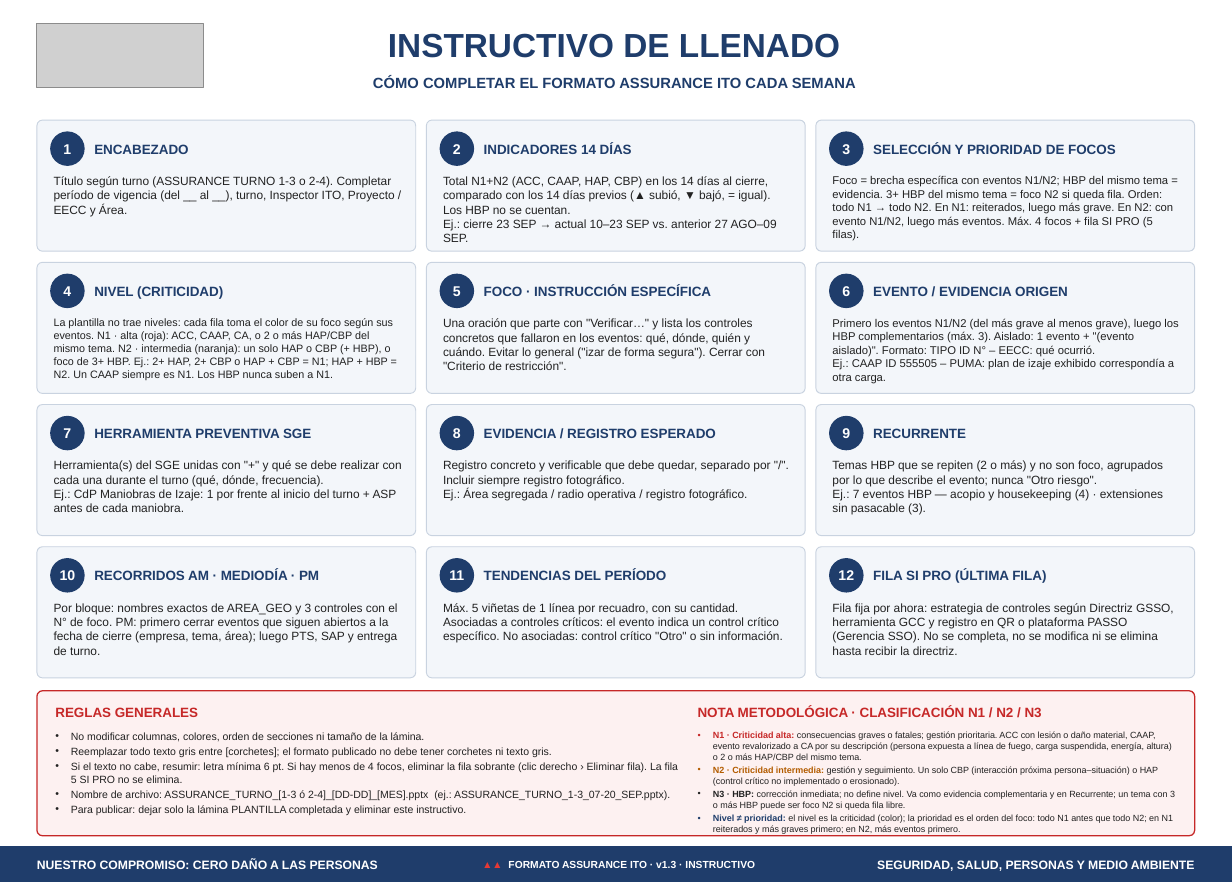
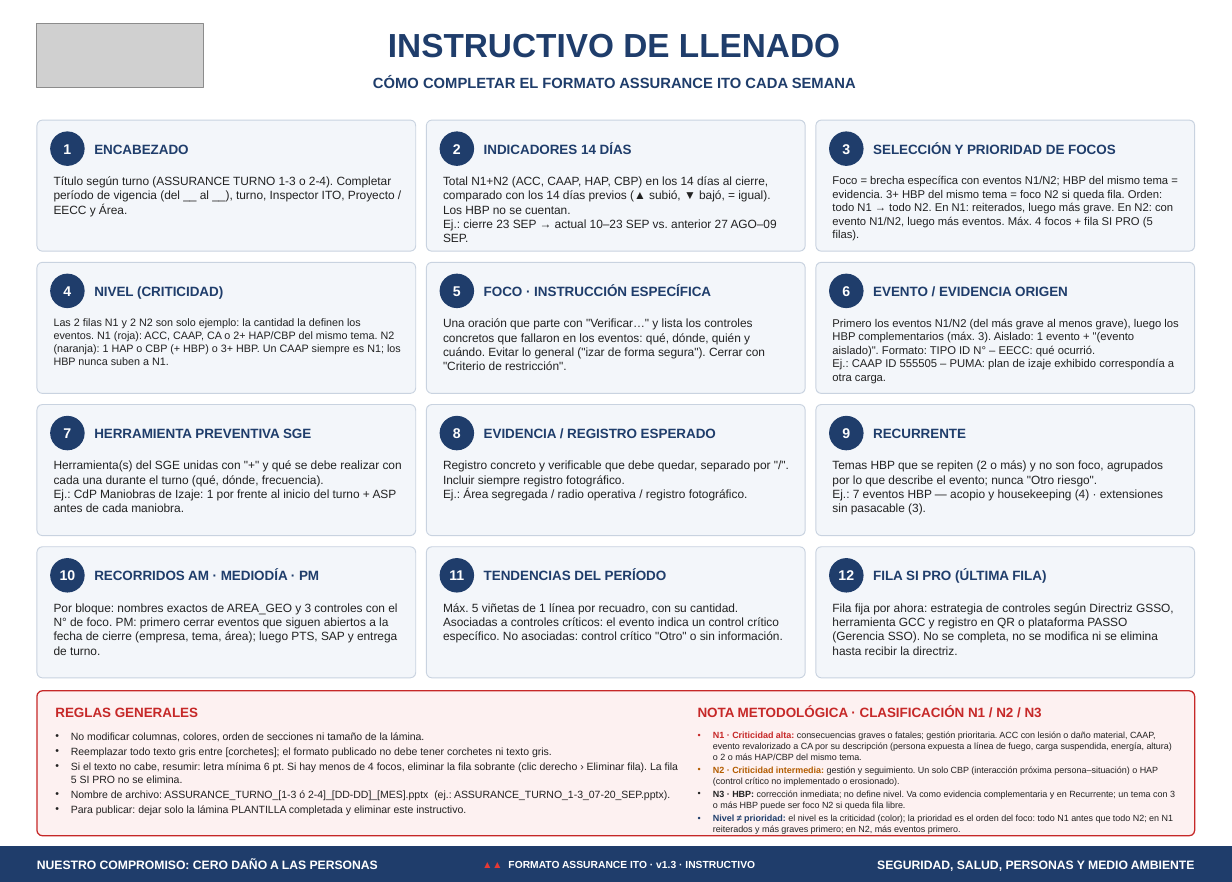
Before and after one commit to williams-maker/Antucoya, a slide deck: slide 2 of FORMATO_ASSURANCE_ITO_v1.3.pptx. Drawn at 1232x882 pixels with LibreOffice and Linux fonts; fonts in the diff are those of the drawing; grey boxes stand for pictures. Boxes give left, top, right and bottom in pixels: in the first picture for what was removed or moved away, otherwise in the second. Text is boxed around its words. In the diff, an @@ line names an element or a change of style, - is before the commit and + after.

```diff
--- a/FORMATO_ASSURANCE_ITO_v1.3.pptx
+++ b/FORMATO_ASSURANCE_ITO_v1.3.pptx
@@ text at (54, 318, 401, 365): text changed @@
-La plantilla no trae niveles: cada fila toma el color de su foco según sus eventos. N1 · alta (roja): ACC, CAAP, CA, o 2 o más HAP/CBP del mismo tema. N2 · intermedia (naranja): un solo HAP o CBP (+ HBP), o foco de 3+ HBP. Ej.: 2+ HAP, 2+ CBP o HAP + CBP = N1; HAP + HBP = N2. Un CAAP siempre es N1. Los HBP nunca suben a N1.
+Las 2 filas N1 y 2 N2 son solo ejemplo: la cantidad la definen los eventos. N1 (roja): ACC, CAAP, CA o 2+ HAP/CBP del mismo tema. N2 (naranja): 1 HAP o CBP (+ HBP) o 3+ HBP. Un CAAP siempre es N1; los HBP nunca suben a N1.
```
Also in this commit, not shown: 1 other slide changed, 2 other files.
